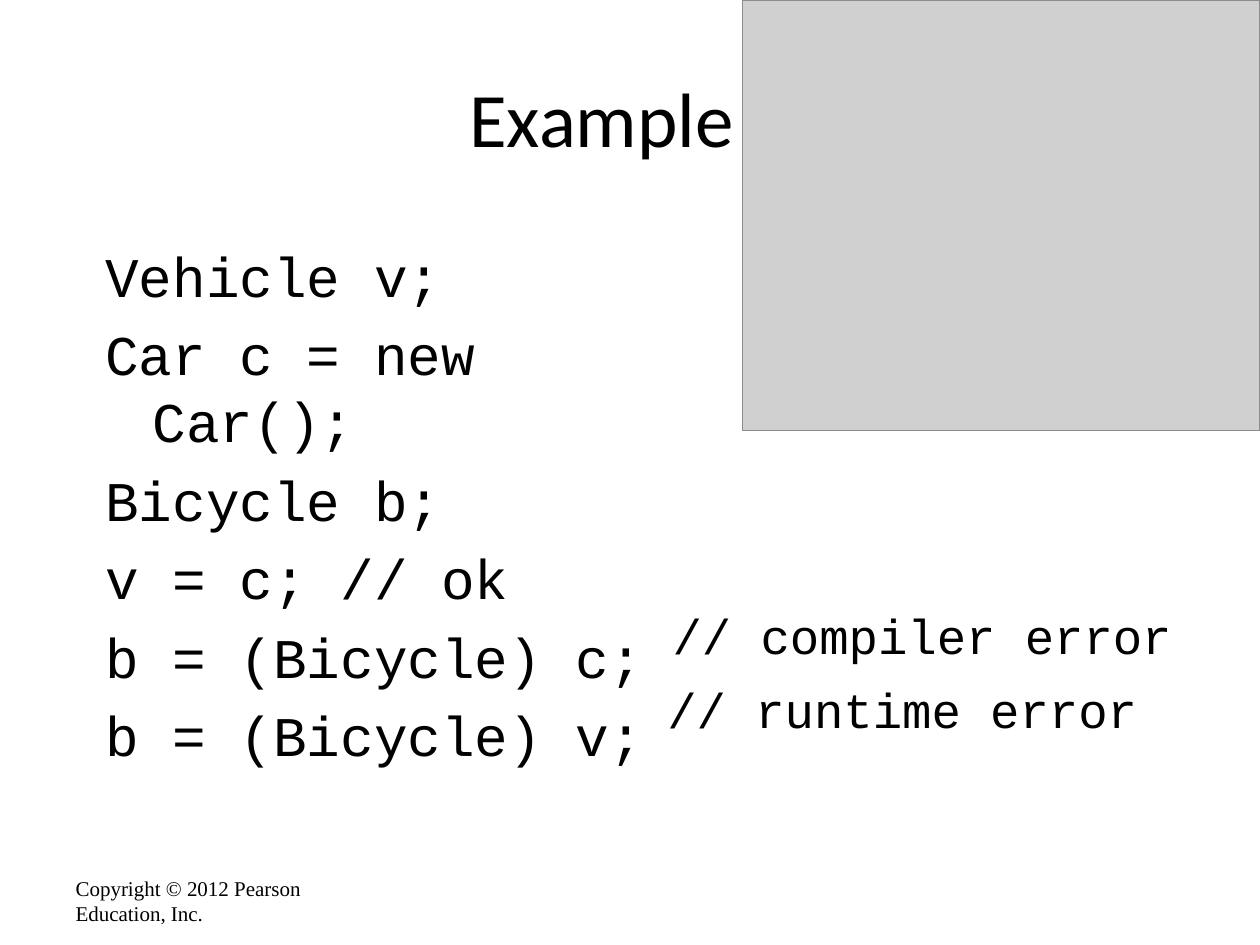
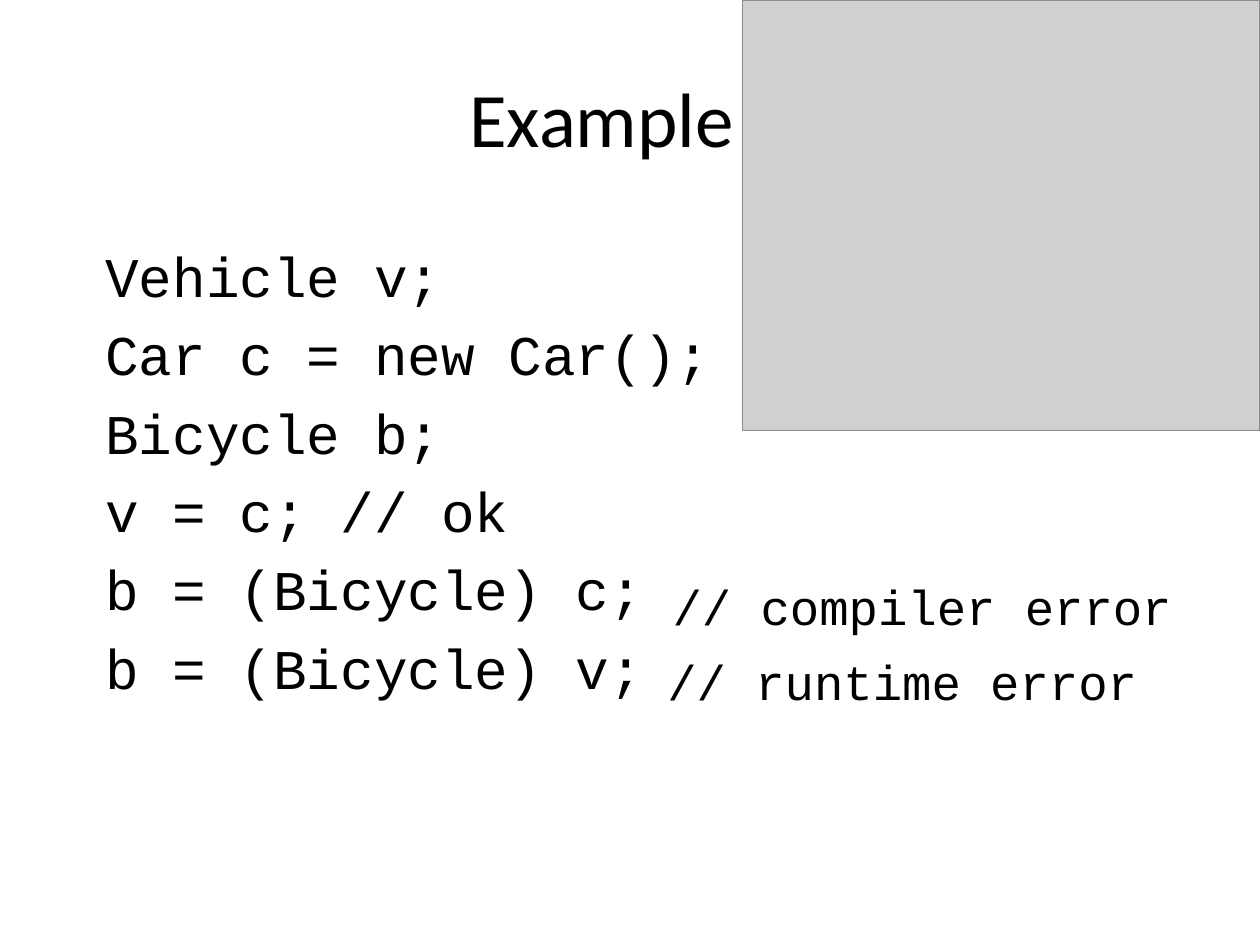
Before and after one commit to emhill/151-S15, a slide deck: slide 14 of src/morea/materials/11-DoME.pptx (slide 15 before the commit). Drawn at 1260x945 pixels with LibreOffice and Linux fonts; fonts in the diff are those of the drawing; grey boxes stand for pictures. Boxes give left, top, right and bottom in pixels: in the first picture for what was removed or moved away, otherwise in the second. Text is boxed around its words. In the diff, an @@ line names an element or a change of style, - is before the commit and + after.

```diff
--- a/src/morea/materials/11-DoME.pptx
+++ b/src/morea/materials/11-DoME.pptx
@@ text "Vehicle v;" rewrapped from [105,257,643,768] to [105,257,711,701] @@
@@ text "// compiler error": place and size @@
-text "// compiler error" at [761,618,1172,665]
+text "// compiler error" at [761,590,1172,636]
@@ text "// runtime error": place and size @@
-text "// runtime error" at [755,693,1137,729]
+text "// runtime error" at [755,665,1137,701]
@@ text removed at [76,881,300,924] @@
-Copyright © 2012 Pearson Education, Inc.
```
Also in this commit, not shown: 5 other slides changed, 1 slide removed, 1 other file.
